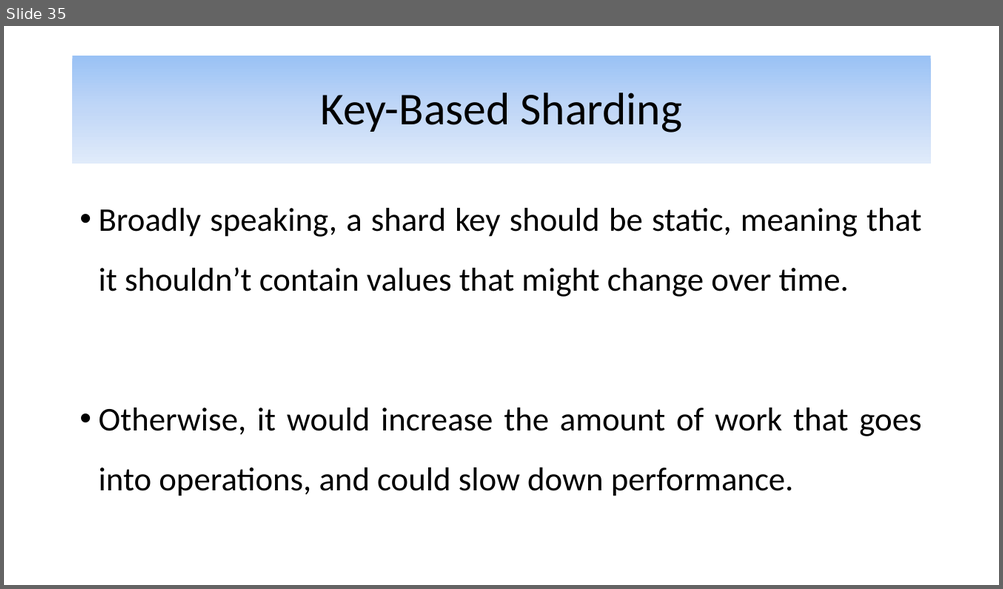
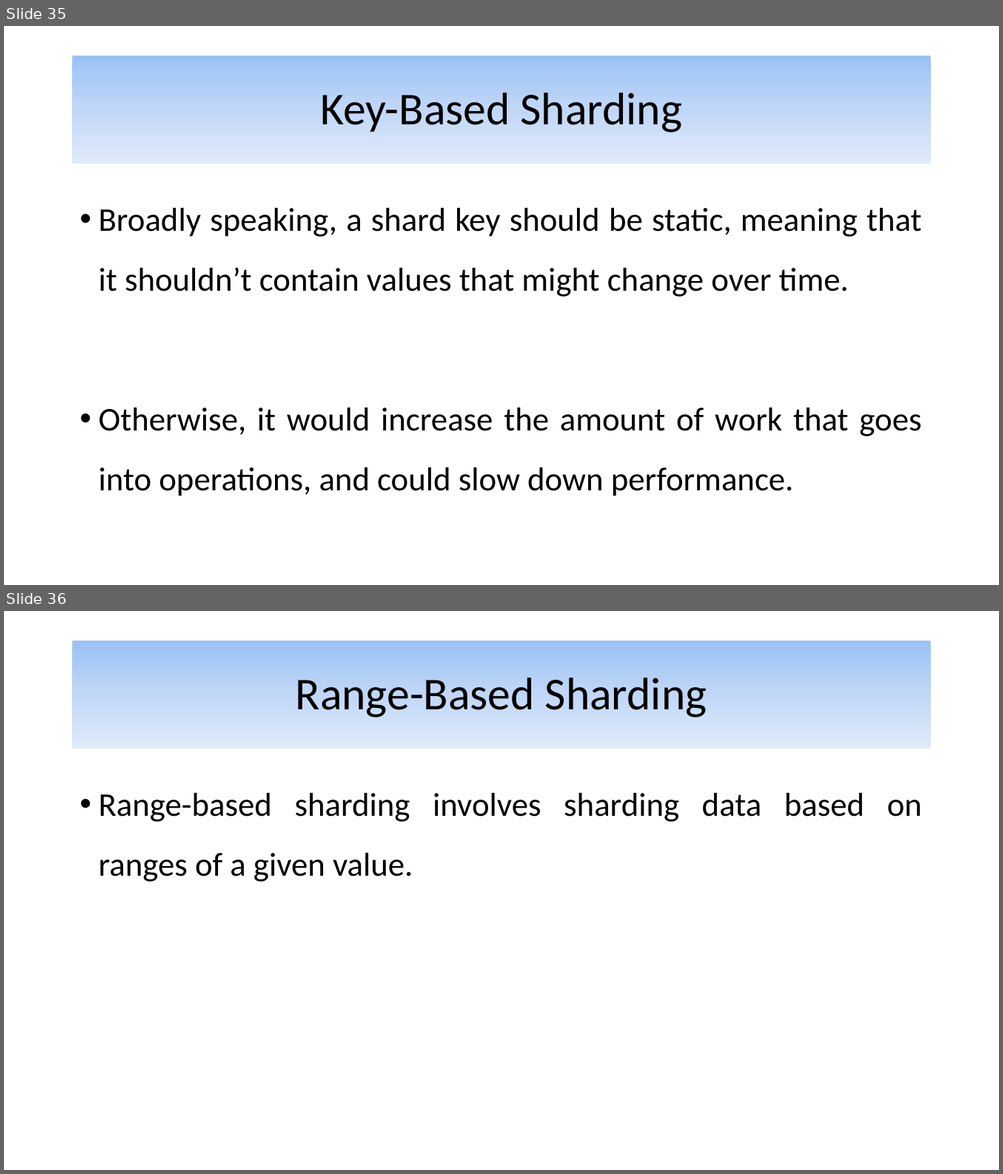
Before and after one commit to alijfri99/presentations, a slide deck: Advanced DBMS Presentation.pptx. Shown one above the other, each under a label of ours: slide 35 before the commit, slides 35 and 36 after it. The pictures are 1003x589 and 1003x1174 pixels, drawn with LibreOffice and Linux fonts; fonts in the diff are those of the drawing. Boxes give left, top, right and bottom in pixels: in the first picture for what was removed or moved away, otherwise in the second. Text is boxed around its words. In the diff, an @@ line names an element or a change of style, - is before the commit and + after.

Commit message:
Finished range-based sharding.

```diff
--- a/Advanced DBMS Presentation.pptx
+++ b/Advanced DBMS Presentation.pptx
@@ slide 36 added at [4, 611, 999, 1170], background #FFFFFF @@
@@ title added at [73, 641, 930, 749], fill gradient #9AC3F5 to #C2D8F8 to #E1EBFB, 44 pt, text #000000 @@
+Range-Based Sharding
@@ text added at [99, 793, 922, 882], 32 pt, text #000000 @@
+• Range-based sharding involves sharding data based on ranges of a given value.
```
Also in this commit, not shown: 1 other slide added.
